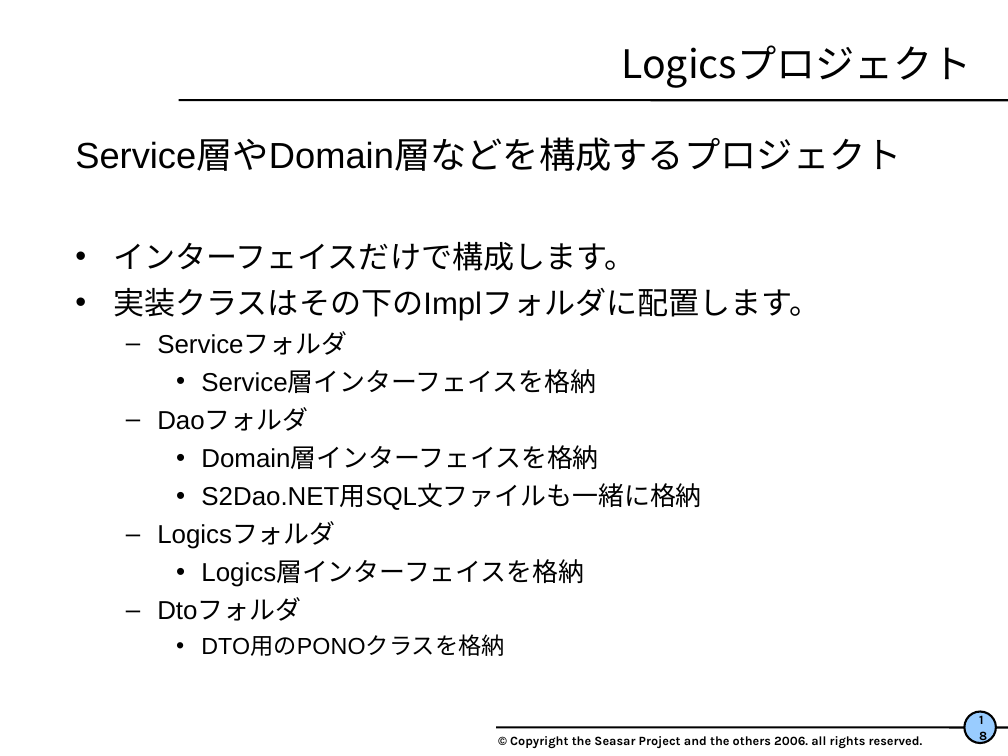
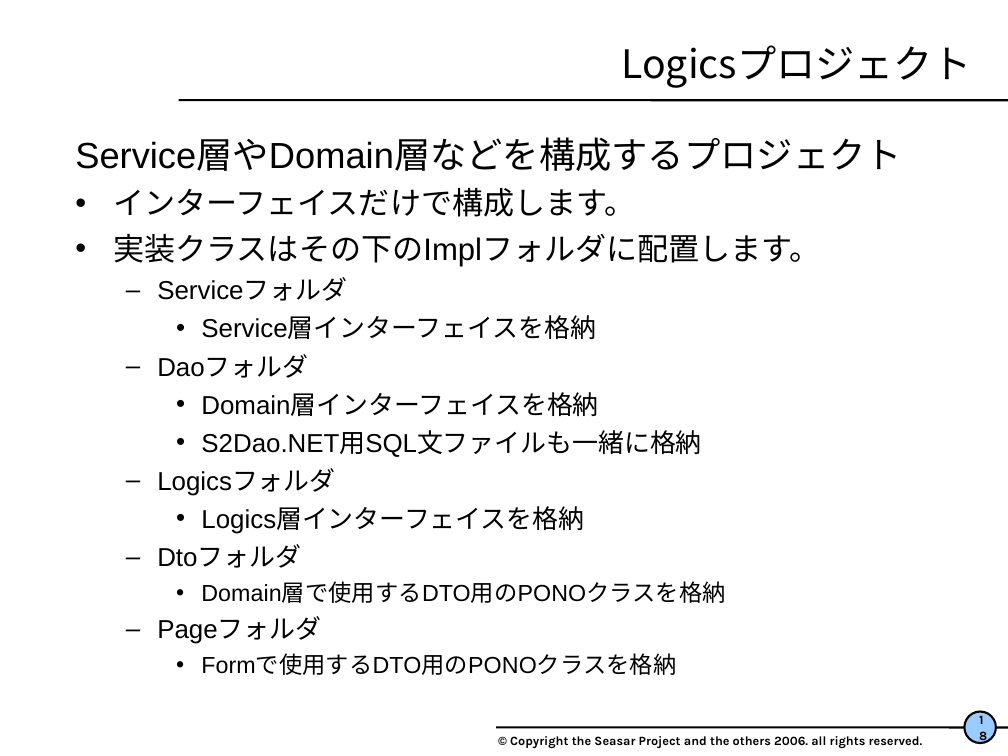
Before and after one commit to seasarorg/s2container.net, a slide deck: slide 18 of s2container.net-example/S2FormExample/WindowsFormサンプル解説.ppt. Drawn at 1008x756 pixels with LibreOffice and Linux fonts; fonts in the diff are those of the drawing; background and template pictures are left out. Boxes give left, top, right and bottom in pixels: in the first picture for what was removed or moved away, otherwise in the second. Text is boxed around its words. In the diff, an @@ line names an element or a change of style, - is before the commit and + after.

```diff
--- a/s2container.net-example/S2FormExample/WindowsFormサンプル解説.ppt
+++ b/s2container.net-example/S2FormExample/WindowsFormサンプル解説.ppt
@@ text at [157,582,725,675]: text changed @@
-    • DTO用のPONOクラスを格納
+    • Domain層で使用するDTO用のPONOクラスを格納
+  – Pageフォルダ
+    • Formで使用するDTO用のPONOクラスを格納
```
Also in this commit, not shown: 14 other slides changed, 2 slides added.
